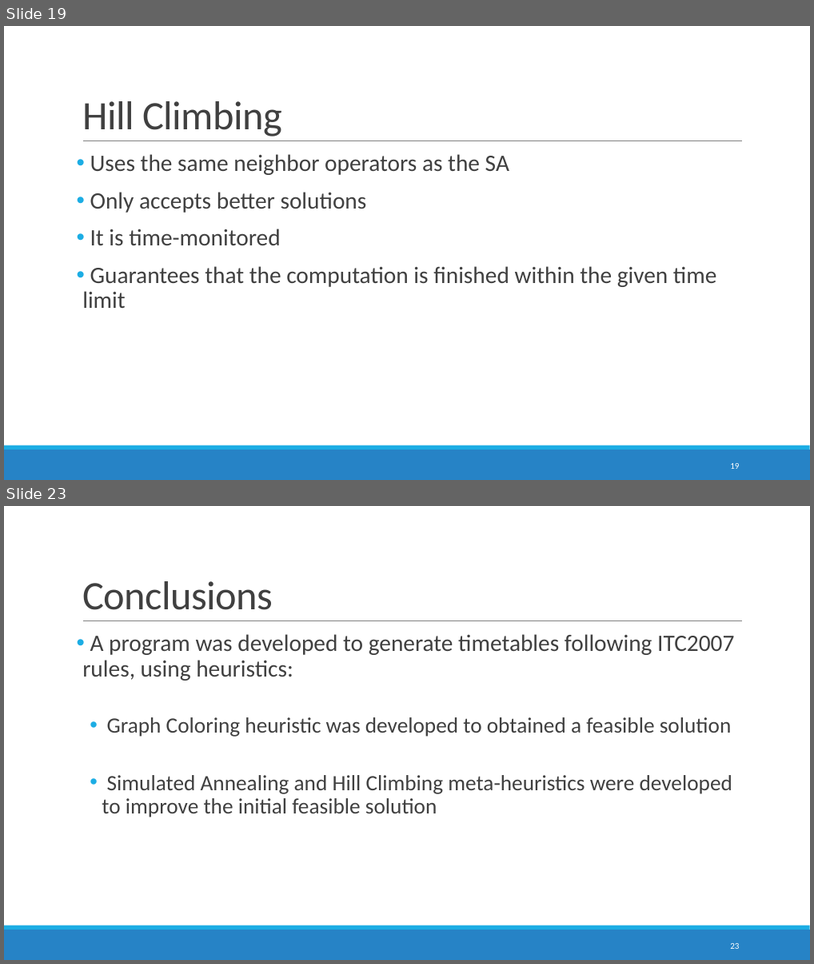
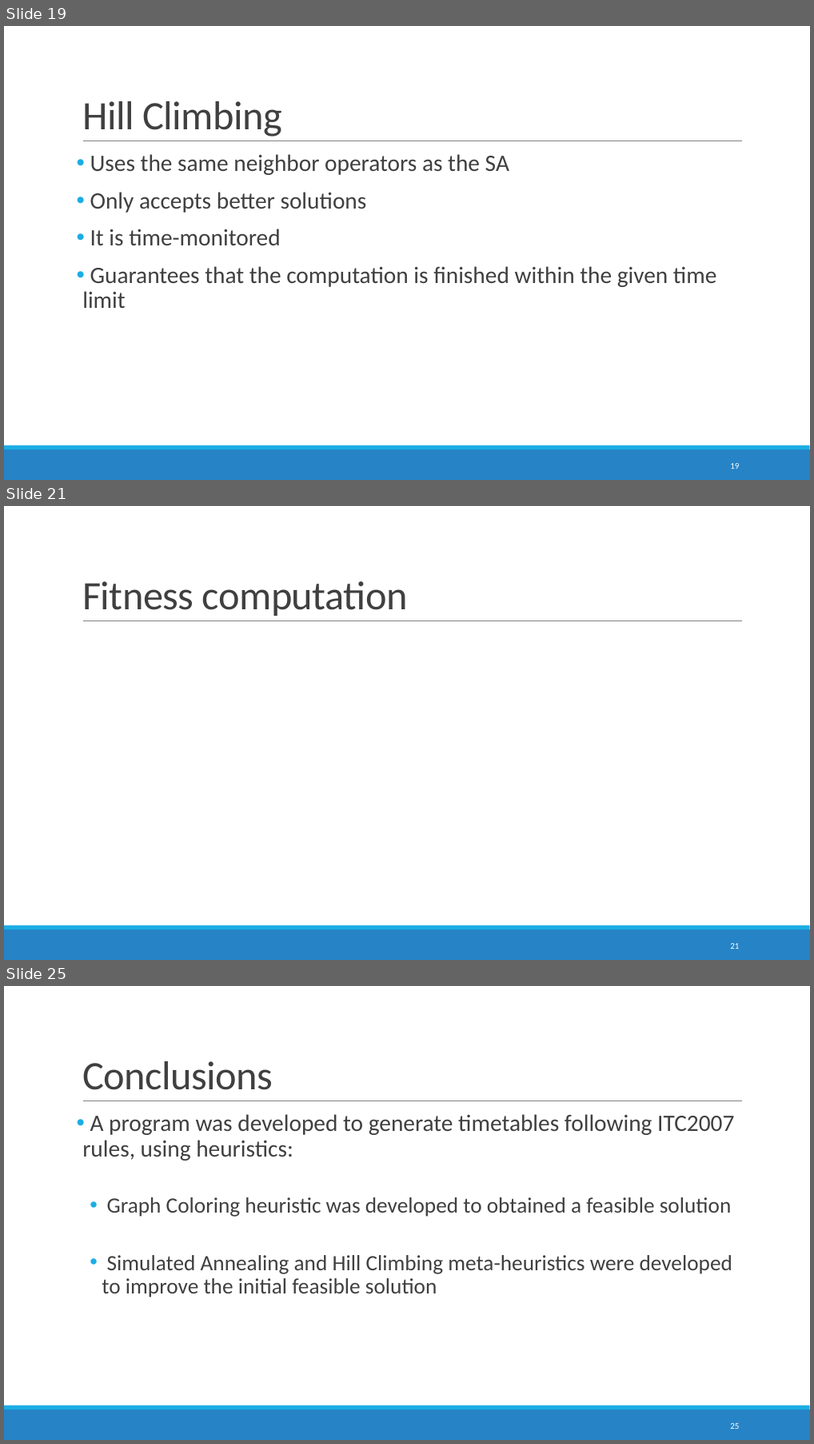
Before and after one commit to devilsdante/isel-examtimetabling-2014-2015, a slide deck: doc/Apresentação Oral/AFinal.pptx. Shown one above the other, each under a label of ours: slides 19 and 23 before the commit, slides 19, 21 and 25 after it; the slides between them are not shown. The pictures are 814x964 and 814x1444 pixels, drawn with LibreOffice and Linux fonts; fonts in the diff are those of the drawing. Boxes give left, top, right and bottom in pixels: in the first picture for what was removed or moved away, otherwise in the second. Text is boxed around its words. In the diff, an @@ line names an element or a change of style, - is before the commit and + after.

```diff
--- a/doc/Apresentação Oral/AFinal.pptx
+++ b/doc/Apresentação Oral/AFinal.pptx
@@ slide 21 added at <box>4,506,810,960</box>, background #FFFFFF; not listed: 3 template elements that a slide beside it also shows @@
@@ title added at <box>82,581,408,616</box>, 48 pt, text #404040 @@
+Fitness computation
@@ page number added at <box>730,943,739,948</box>, 10.5 pt, text #FFFFFF @@
+21
@@ what was slide 23 is now slide 25 @@
@@ page number at <box>730,1423,739,1428</box>: text changed @@
-23
+25
```
Also in this commit, not shown: 6 slides changed, 1 other slide added, 6 other files.
